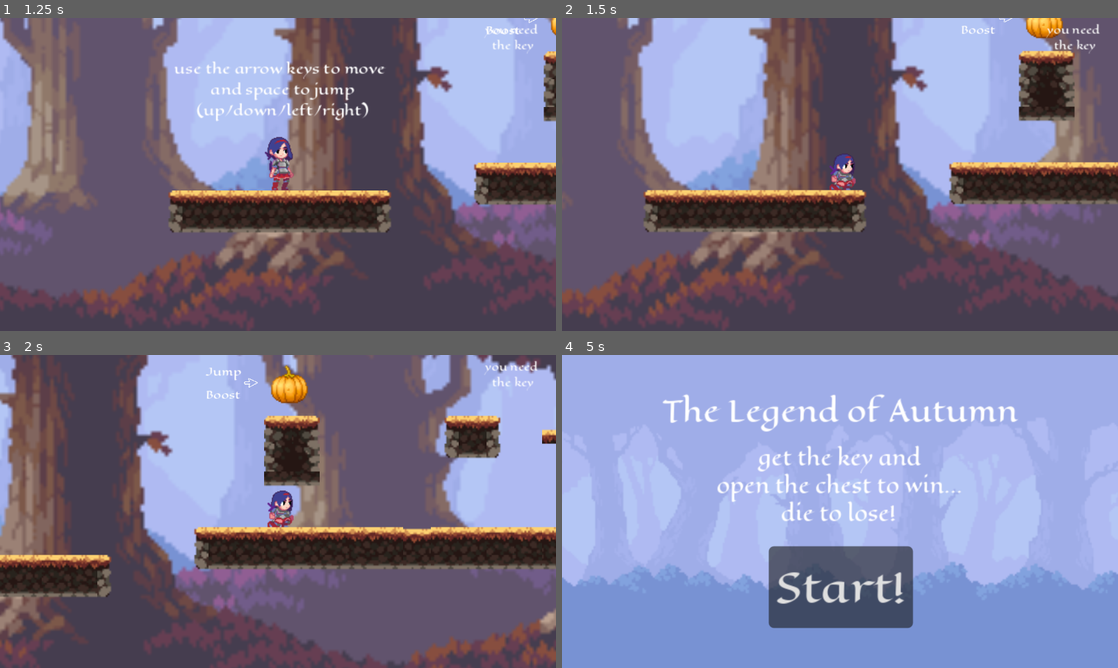
Above: before the commit, frames 1-4 (two rows, left to right).
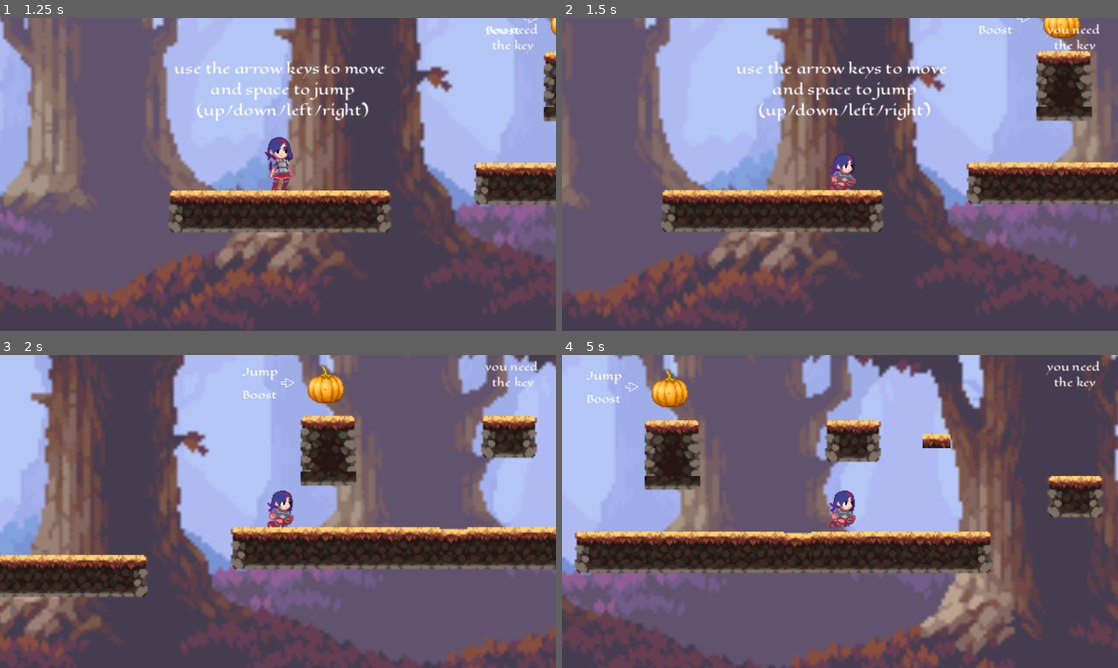
Above: after the commit, the same moments.

Repository: rhallk01/IMG_420_Assignment_1
Game: Godot game, scene res://scenes/world.tscn
Two runs of this game, one before a commit and one after it. Both use one fixed random seed, a clock stepped at 60 frames per second and the inputs below.
Inputs:
- Up to frame 1 (1.25 s): click "Start!" at 0.5 s
- Up to frame 2 (1.5 s): hold Right (move_right) from 1.28 s (still down); hold Down (crouch) from 1.28 s (still down)
- Up to frame 3 (2 s): keep holding Right (move_right); keep holding Down (crouch); tap Up (jump) at 1.52 s
- Up to frame 4 (5 s): release Down (crouch) at 2.03 s; tap Down (crouch) at 2.1, 3.6 s; tap Up (jump) at 2.27, 3.77, 4.52 s; release Right (move_right) at 2.78 s; hold Left (move_left) 2.78-3.53 s; hold Down (crouch) 2.78-3.53 s; hold Right (move_right) from 3.53 s (still down); hold Down (crouch) from 4.28 s (still down)

Frame 1 is identical in both runs. In frame 2, 27% of the frame differs, in the area x 0-100%, y 0-100%; in frame 3, 42%; in frame 4, 85%.

Commit message:
Update world.gd

Diff:
--- a/assignment-1/scripts/world.gd
+++ b/assignment-1/scripts/world.gd
@@ -21,7 +21,7 @@
 	$JumpBoost.show()
 	$Key.show()
 	$Music.play()
-	$Player.speed = 250.0
+	$Player.speed = 200.0
 	$Player.jump_force = -275.0
 	$Player.can_move = true
 
